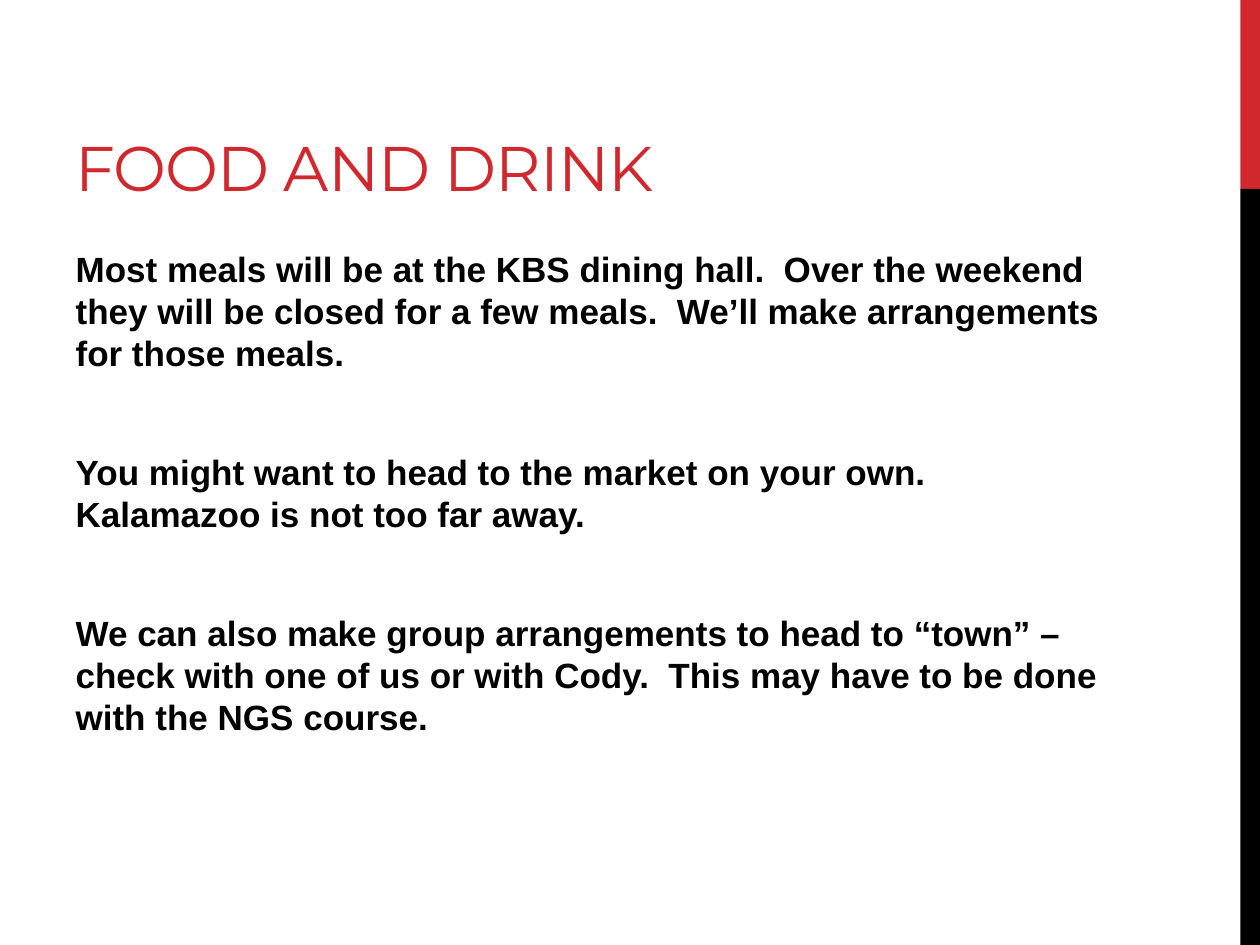
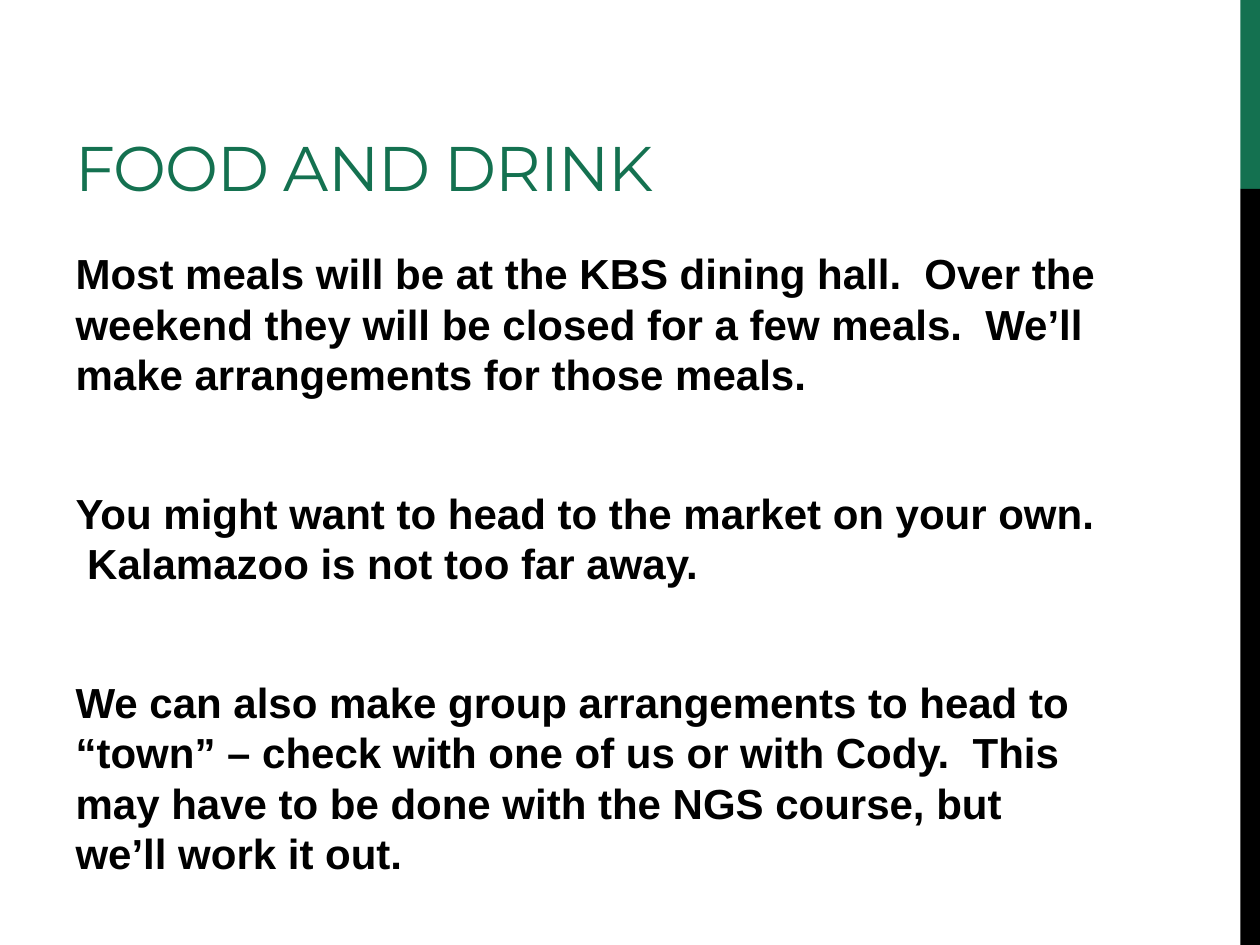
Before and after one commit to edamame-course/docs, a slide deck: slide 11 of extra/Presentations/2014-lecture1-edamame-welcome.ppt (slide 13 before the commit). Drawn at 1260x945 pixels with LibreOffice and Linux fonts; fonts in the diff are those of the drawing. Boxes give left, top, right and bottom in pixels: in the first picture for what was removed or moved away, otherwise in the second. Text is boxed around its words. In the diff, an @@ line names an element or a change of style, - is before the commit and + after.

```diff
--- a/extra/Presentations/2014-lecture1-edamame-welcome.ppt
+++ b/extra/Presentations/2014-lecture1-edamame-welcome.ppt
@@ title "FOOD AND DRINK" at box(76, 146, 653, 192): text colour #D1282E to #147150 @@
@@ rectangle at box(1240, 0, 1260, 189): fill #D1282E to #147150 @@
@@ text at box(76, 258, 1095, 588): size 20 to 24 pt in "Most meals will be at the KBS ...", "You might want to head to the ..." @@
@@ text at box(76, 687, 1069, 827): text changed; size 20 to 24 pt @@
-We can also make group arrangements to head to “town” – check with one of us or with Cody. This may have to be done with the NGS course.
+We can also make group arrangements to head to “town” – check with one of us or with Cody. This may have to be done with the NGS course, but we’ll work it out.
```
Also in this commit, not shown: 16 other slides changed, 2 slides added, 1 slide removed, 1 other file.
